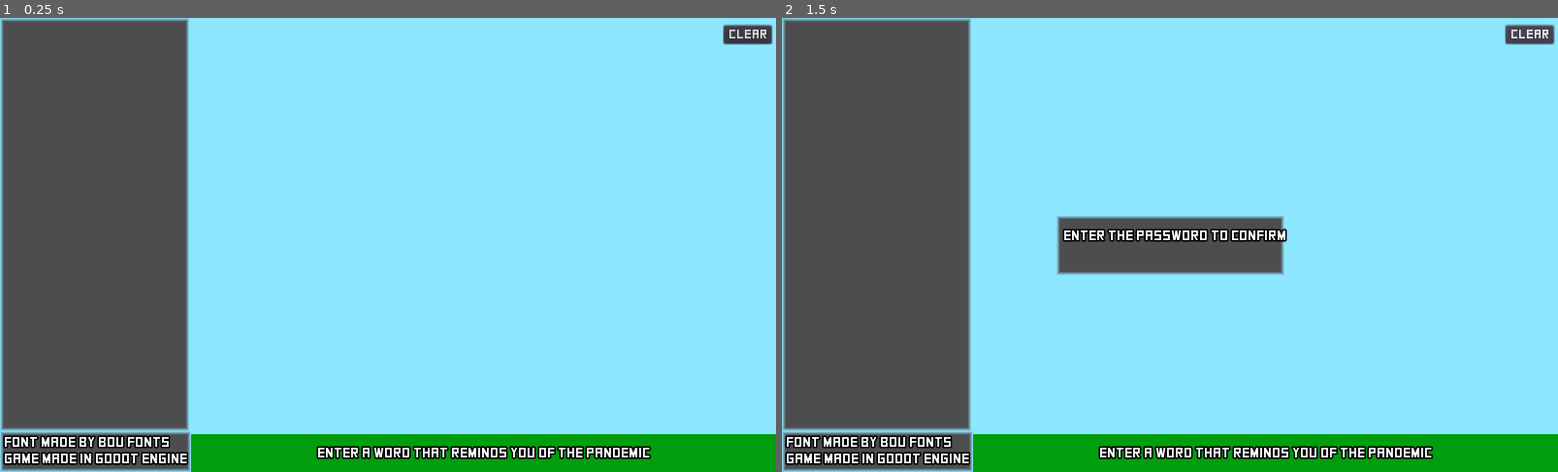
Above: before the commit, frames 1-2 (left to right).
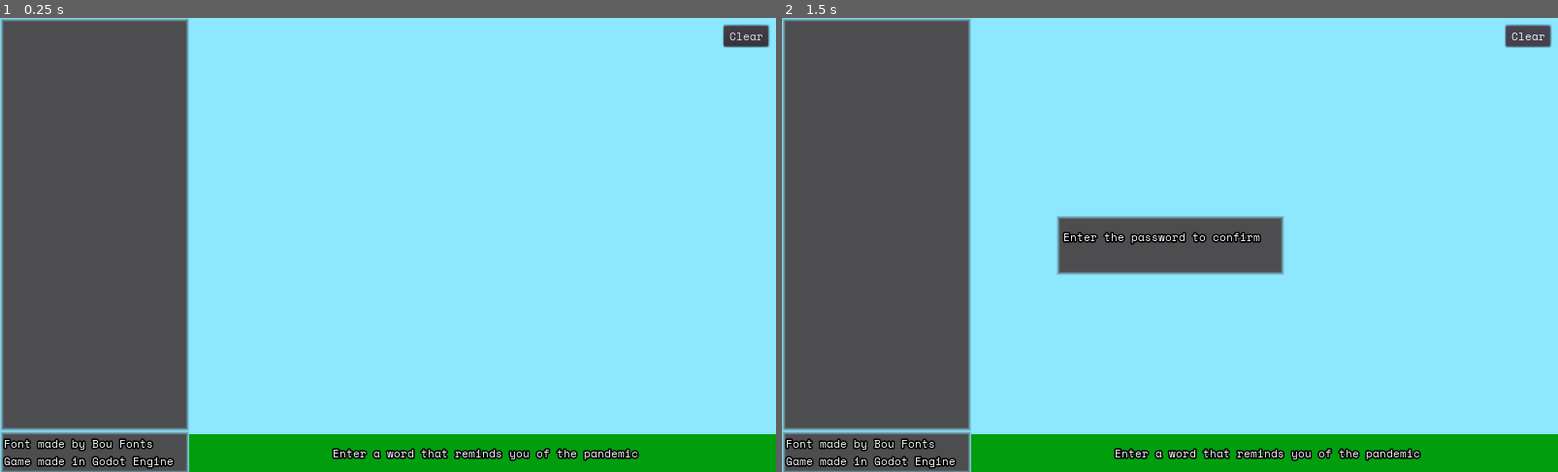
Above: after the commit, the same moments.

Repository: the-alex-g/CornerstoneCompo2022
Game: Godot game, scene res://Main.tscn
The game is run twice, just before and just after one commit, with the same random seed, the same clock (stepped at 60 frames per second) and the same inputs.
Inputs:
- Up to frame 1 (0.25 s): no input
- Up to frame 2 (1.5 s): click "Clear" at 0.5 s; click "Clear" at 1.25 s

The runs differ from the first frame. In frame 1, 2.6% of the frame differs, in the area x 0-100%, y 1-100%; in frame 2, 3.4%.

Commit message:
Update fonts resources

Diff:
--- a/project/Fonts/Default.tres
+++ b/project/Fonts/Default.tres
@@ -1,6 +1,7 @@
 [gd_resource type="DynamicFont" load_steps=2 format=2]
 
-[ext_resource path="res://Fonts/raw/Square.ttf" type="DynamicFontData" id=1]
+[ext_resource path="res://SpaceMono-Regular.ttf" type="DynamicFontData" id=1]
 
 [resource]
+size = 15
 font_data = ExtResource( 1 )
--- a/project/Fonts/Display.tres
+++ b/project/Fonts/Display.tres
@@ -1,9 +1,9 @@
 [gd_resource type="DynamicFont" load_steps=2 format=2]
 
-[ext_resource path="res://Fonts/raw/Square.ttf" type="DynamicFontData" id=1]
+[ext_resource path="res://SpaceMono-Regular.ttf" type="DynamicFontData" id=1]
 
 [resource]
-size = 18
+size = 15
 outline_size = 2
 outline_color = Color( 0, 0, 0, 1 )
 font_data = ExtResource( 1 )
